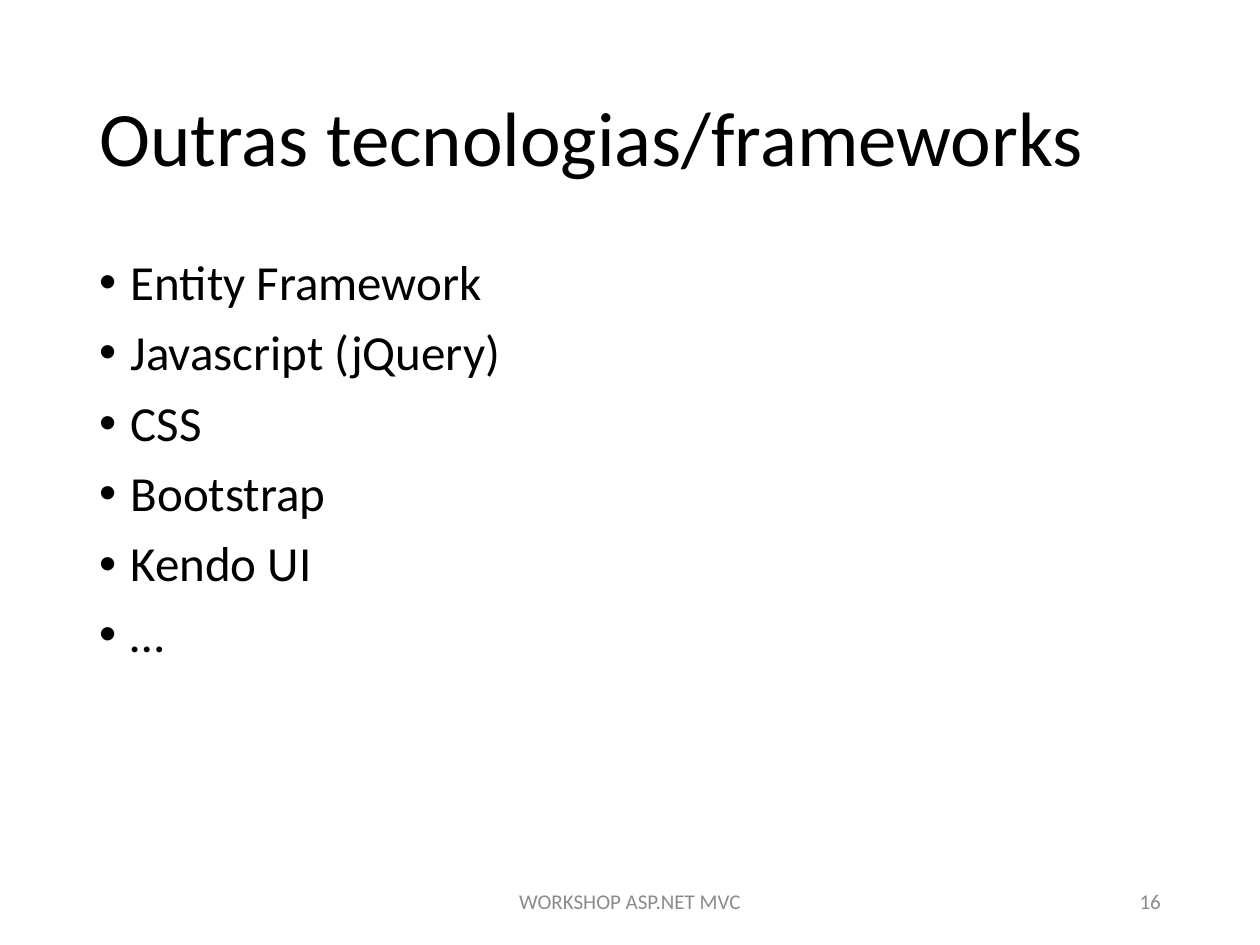
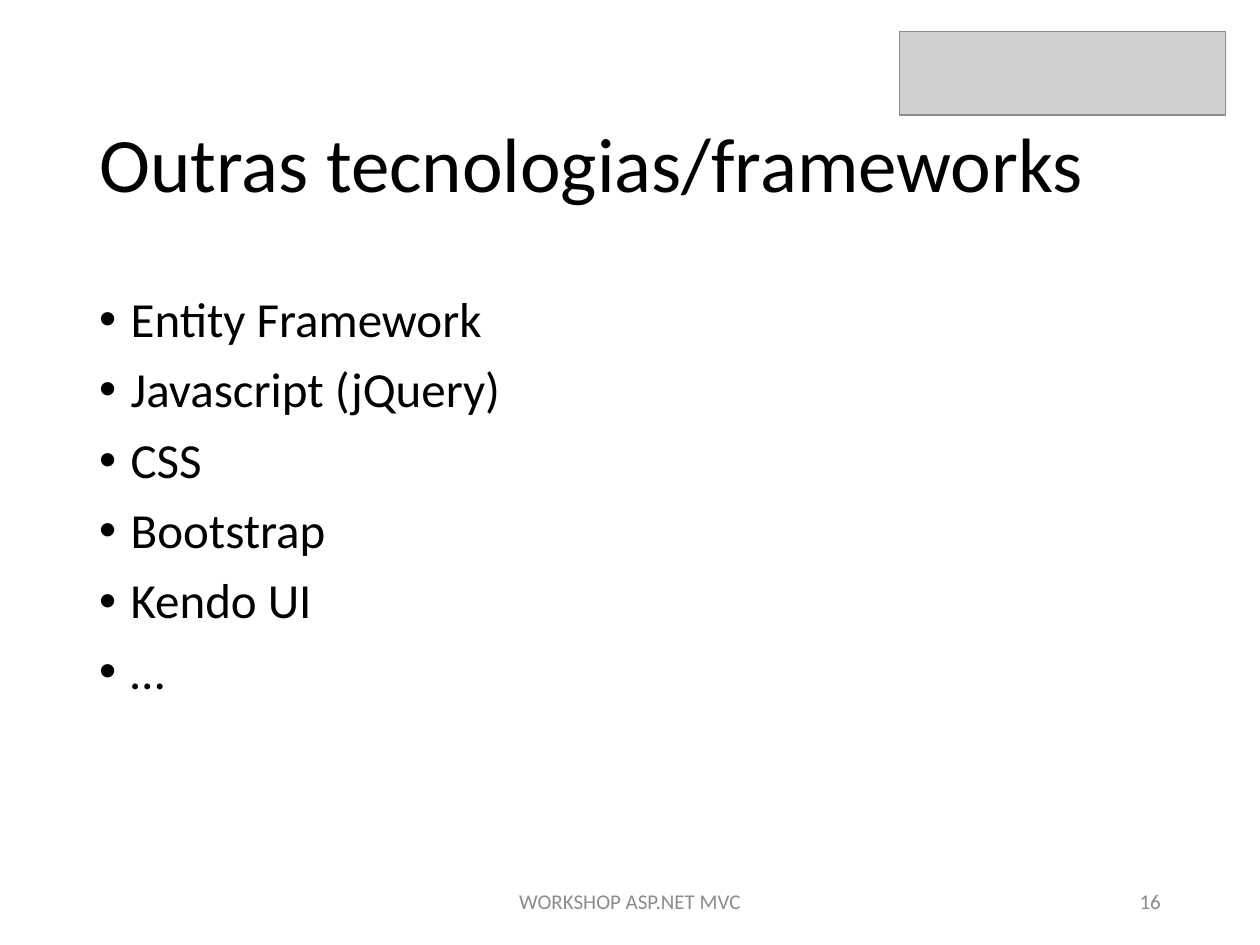
Before and after one commit to MiguelCosta/aspnet-workshop, a slide deck: slide 16 of ppt/aspnet-workshop.pptx. Drawn at 1260x945 pixels with LibreOffice and Linux fonts; fonts in the diff are those of the drawing; grey boxes stand for pictures. Boxes give left, top, right and bottom in pixels: in the first picture for what was removed or moved away, otherwise in the second. Text is boxed around its words. In the diff, an @@ line names an element or a change of style, - is before the commit and + after.

```diff
--- a/ppt/aspnet-workshop.pptx
+++ b/ppt/aspnet-workshop.pptx
@@ picture added at bbox=[900, 32, 1226, 115] @@
@@ title "Outras tecnologias/frameworks": place and size @@
-title "Outras tecnologias/frameworks" at bbox=[99, 112, 1083, 180]
+title "Outras tecnologias/frameworks" at bbox=[99, 138, 1083, 206]
@@ text "Entity Framework": place and size @@
-text "Entity Framework" at bbox=[131, 266, 500, 582]
+text "Entity Framework" at bbox=[131, 303, 500, 619]
```
Also in this commit, not shown: 17 other slides changed, 1 slide added, 1 slide removed.
